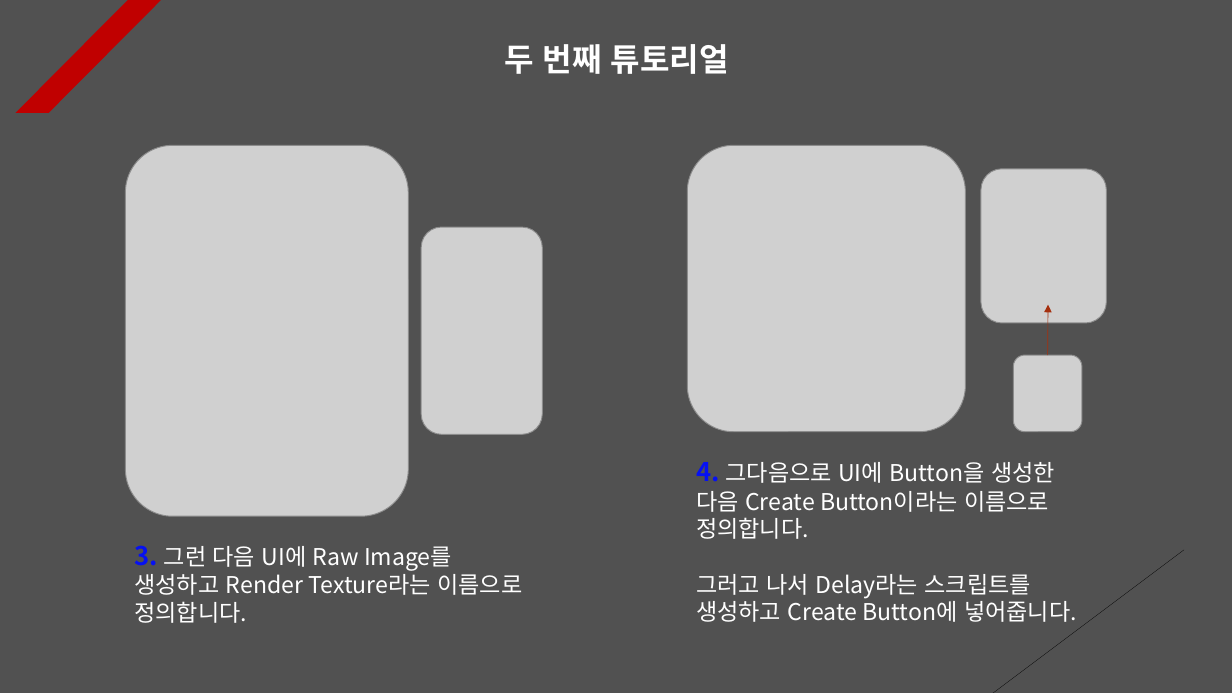
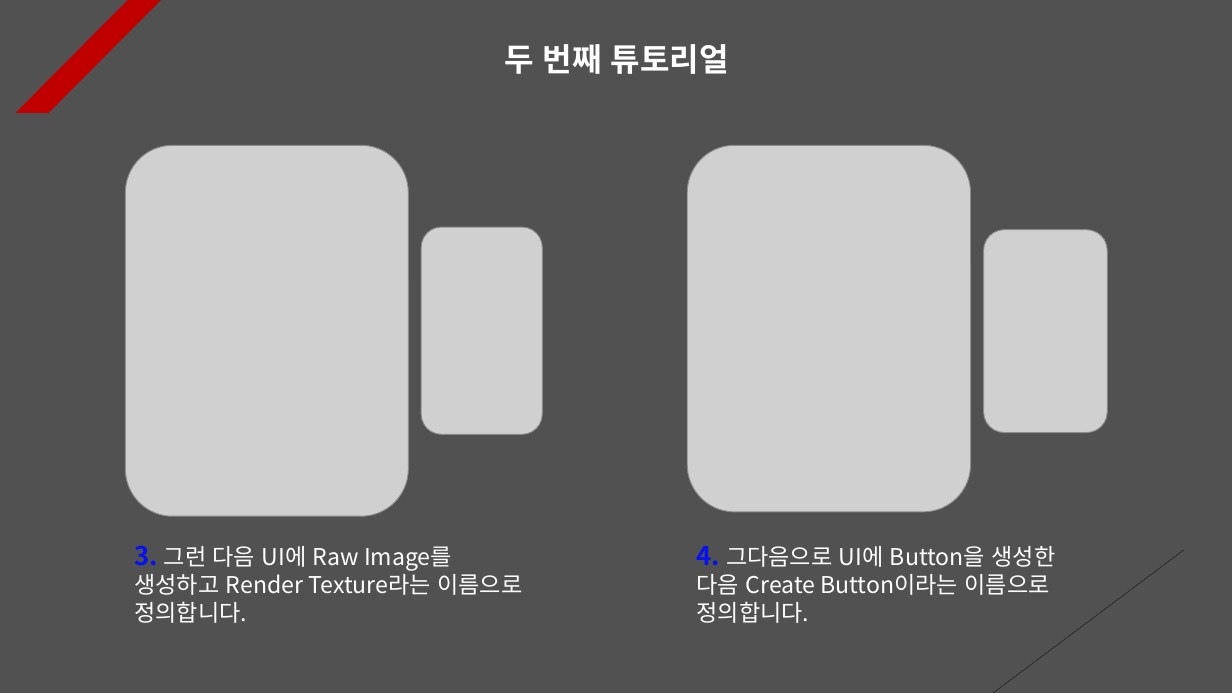
Before and after one commit to Unity2033/3D-UnityEngine, a slide deck: slide 2 of Assets/Class/Instantiate & Destroy/PPT Data/Instatiate and Destroy Example.pptx. Drawn at 1232x693 pixels with LibreOffice and Linux fonts; fonts in the diff are those of the drawing; grey boxes stand for pictures. Boxes give left, top, right and bottom in pixels: in the first picture for what was removed or moved away, otherwise in the second. Text is boxed around its words. In the diff, an @@ line names an element or a change of style, - is before the commit and + after.

```diff
--- a/Assets/Class/Instantiate & Destroy/PPT Data/Instatiate and Destroy Example.pptx
+++ b/Assets/Class/Instantiate & Destroy/PPT Data/Instatiate and Destroy Example.pptx
@@ picture: place and size @@
-picture at [688, 145, 966, 432]
+picture at [688, 145, 971, 512]
@@ picture: place and size @@
-picture at [982, 169, 1107, 323]
+picture at [984, 230, 1108, 433]
@@ arrow removed from (1048, 355) to (1048, 305) @@
@@ picture removed at [1014, 355, 1082, 432] @@
@@ text "4. 그다음으로 UI에 Button을 생성한 ...": place and size @@
-text "4. 그다음으로 UI에 Button을 생성한 ..." at [696, 462, 1077, 622]
+text "4. 그다음으로 UI에 Button을 생성한 ..." at [697, 546, 1056, 623]
@@ text at [696, 574, 1077, 622]: paragraph removed @@
-그러고 나서 Delay라는 스크립트를 생성하고 Create Button에 넣어줍니다.
```
Also in this commit, not shown: 8 other slides changed, 1 slide added, 2 slides removed, 25 other files.
